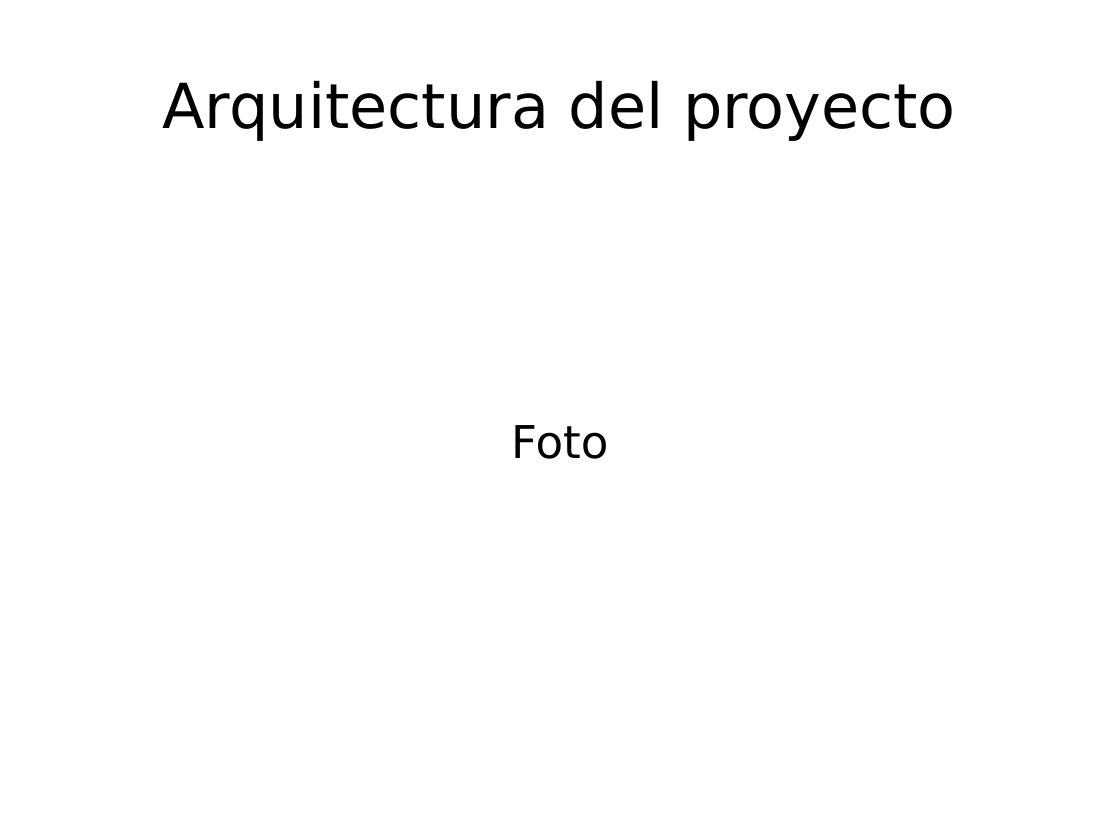
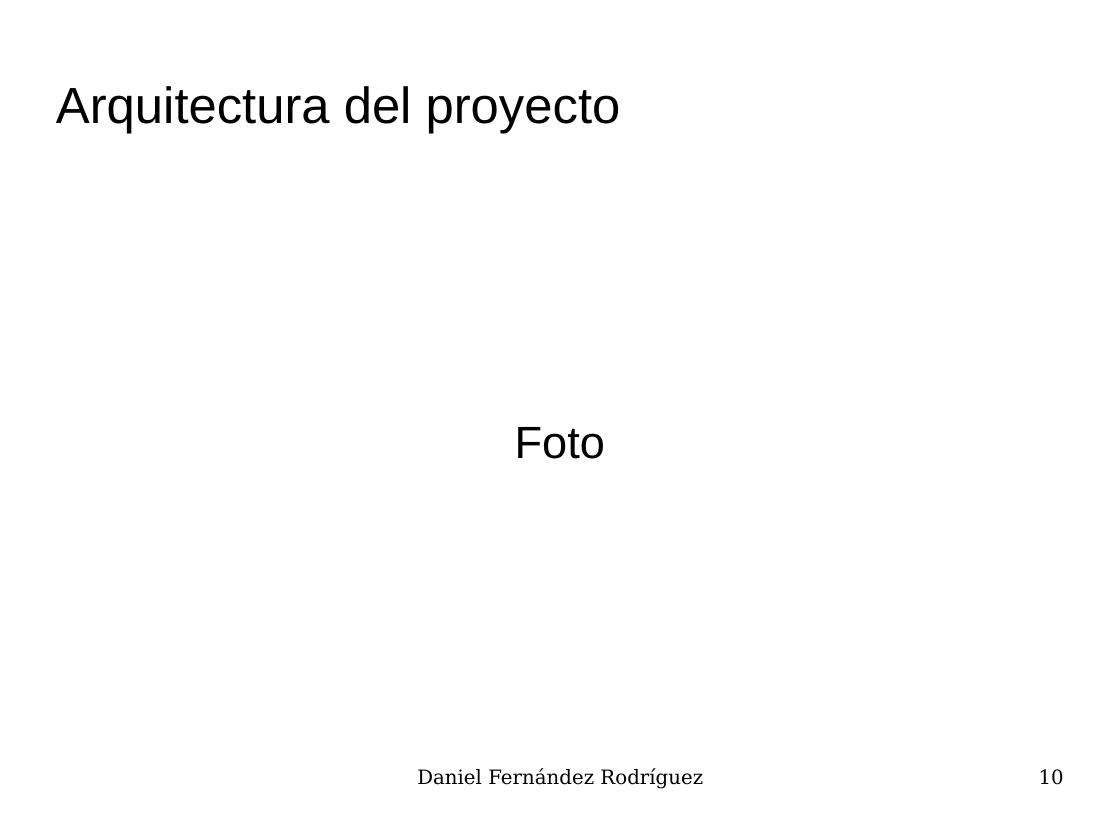
Before and after one commit to UO180222/tfg, a slide deck: slide 10 of docs/presentacion.odp (slide 8 before the commit). Drawn at 1120x840 pixels with LibreOffice and Linux fonts; fonts in the diff are those of the drawing; background and template pictures are left out. Boxes give left, top, right and bottom in pixels: in the first picture for what was removed or moved away, otherwise in the second. Text is boxed around its words. In the diff, an @@ line names an element or a change of style, - is before the commit and + after.

```diff
--- a/docs/presentacion.odp
+++ b/docs/presentacion.odp
@@ title "Arquitectura del proyecto" at [56, 86, 621, 134]: size 44 to 36 pt, font DejaVu Sans to Arial; alignment centre to left @@
@@ subtitle "Foto" at [515, 427, 605, 459]: font DejaVu Sans to Arial @@
@@ text added at [417, 769, 703, 789], 14 pt, text #000000 @@
+Daniel Fernández Rodríguez
@@ page number added at [1039, 769, 1064, 785], 14 pt, text #000000 @@
+10
```
Also in this commit, not shown: 8 other slides changed, 4 slides added, 1 slide removed, 1 other file.
